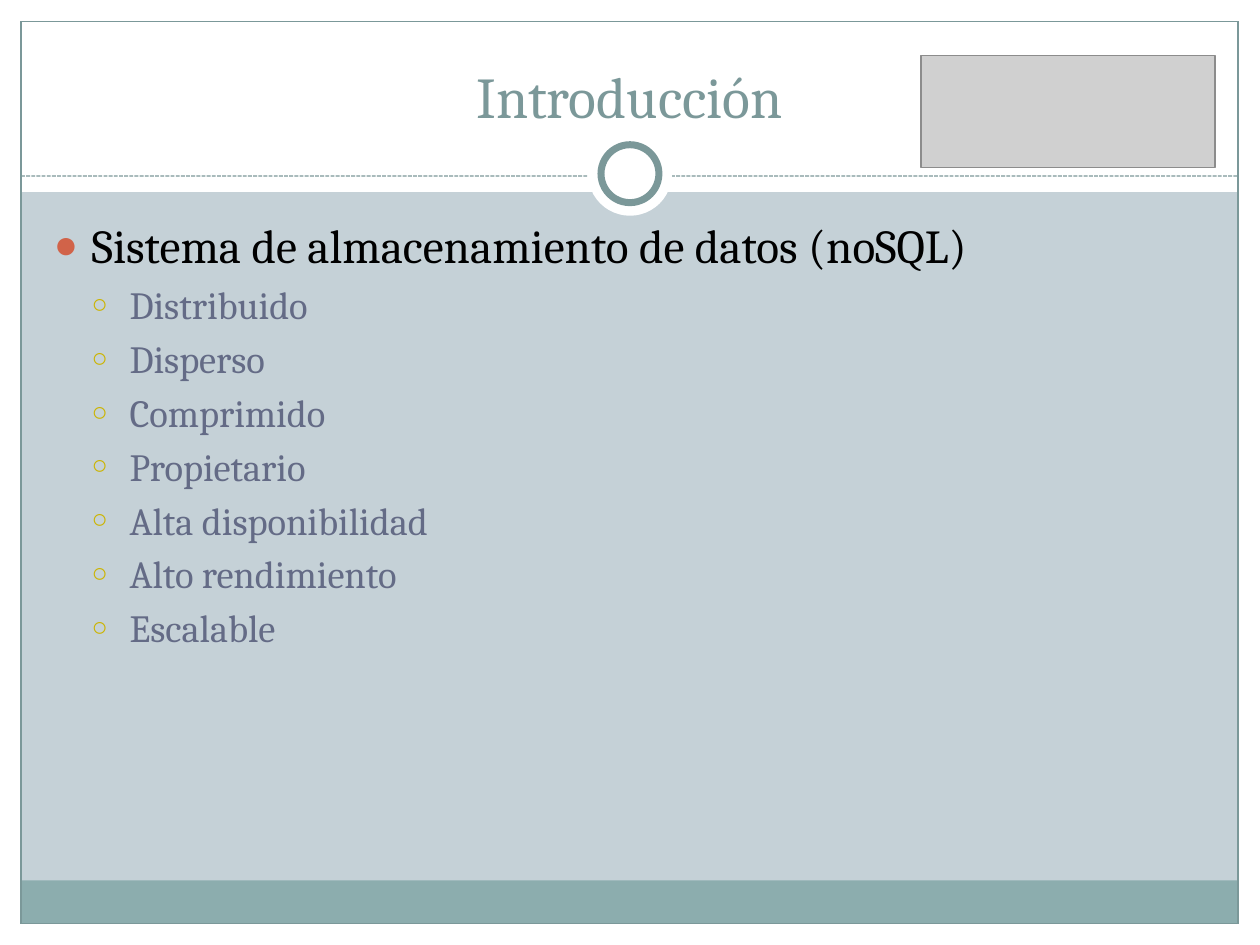
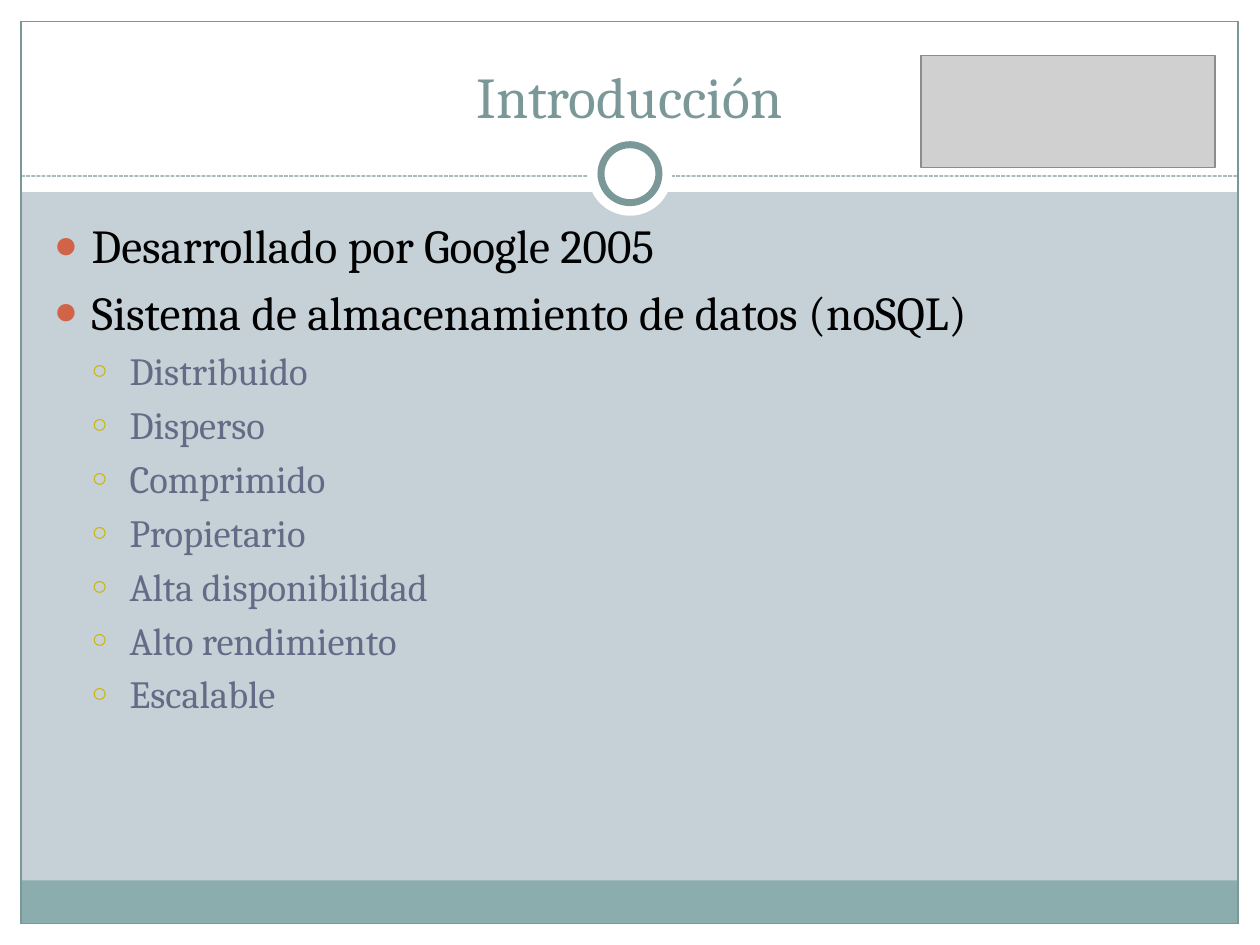
Before and after one commit to Transistores-de-silicio/Trabajo-MABD, a slide deck: slide 4 of BigTable.pptx. Drawn at 1260x945 pixels with LibreOffice and Linux fonts; fonts in the diff are those of the drawing; grey boxes stand for pictures. Boxes give left, top, right and bottom in pixels: in the first picture for what was removed or moved away, otherwise in the second. Text is boxed around its words. In the diff, an @@ line names an element or a change of style, - is before the commit and + after.

Commit message:
ultima version

```diff
--- a/BigTable.pptx
+++ b/BigTable.pptx
@@ text at box(92, 230, 654, 273): paragraph added @@
+● Desarrollado por Google 2005
```
